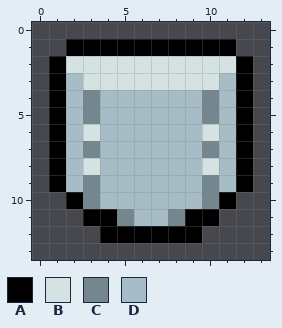
Pixel-art sprite -- public/assets/hudSprites/defIcon.png. The picture above is the old version.
The file is 14x14 pixels.
Palette (. is transparent): A #000000  B #d5e2e2  C #74878e  D #a6bcc6
Pixels before, first column x 1:
 1 .AAAAAAAAAA.
 2 ABBBBBBBBBBA
 3 ADBBBBBBBBDA
 4 ADCDDDDDDCDA
 5 ADCDDDDDDCDA
 6 ADBDDDDDDBDA
 7 ADCDDDDDDCDA
 8 ADBDDDDDDBDA
 9 ADCDDDDDDCDA
10 .ACDDDDDDCA.
11 ..AACDDCAA..
12 ...AAAAAA...
The result:
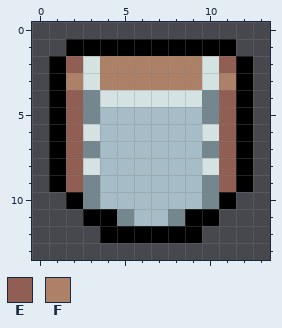
Colours new in this view: E #915e54  F #ad8068
From the commit log: mana icons seperated from background image\
Difference:
Changed rows in their new state; - is an unchanged pixel.
first column x 2:
 2 E-FFFFFF-E
 3 F-FFFFFF-F
 4 E-BBBBBB-E
 5 E--------E
 6 E--------E
 7 E--------E
 8 E--------E
 9 E--------E
